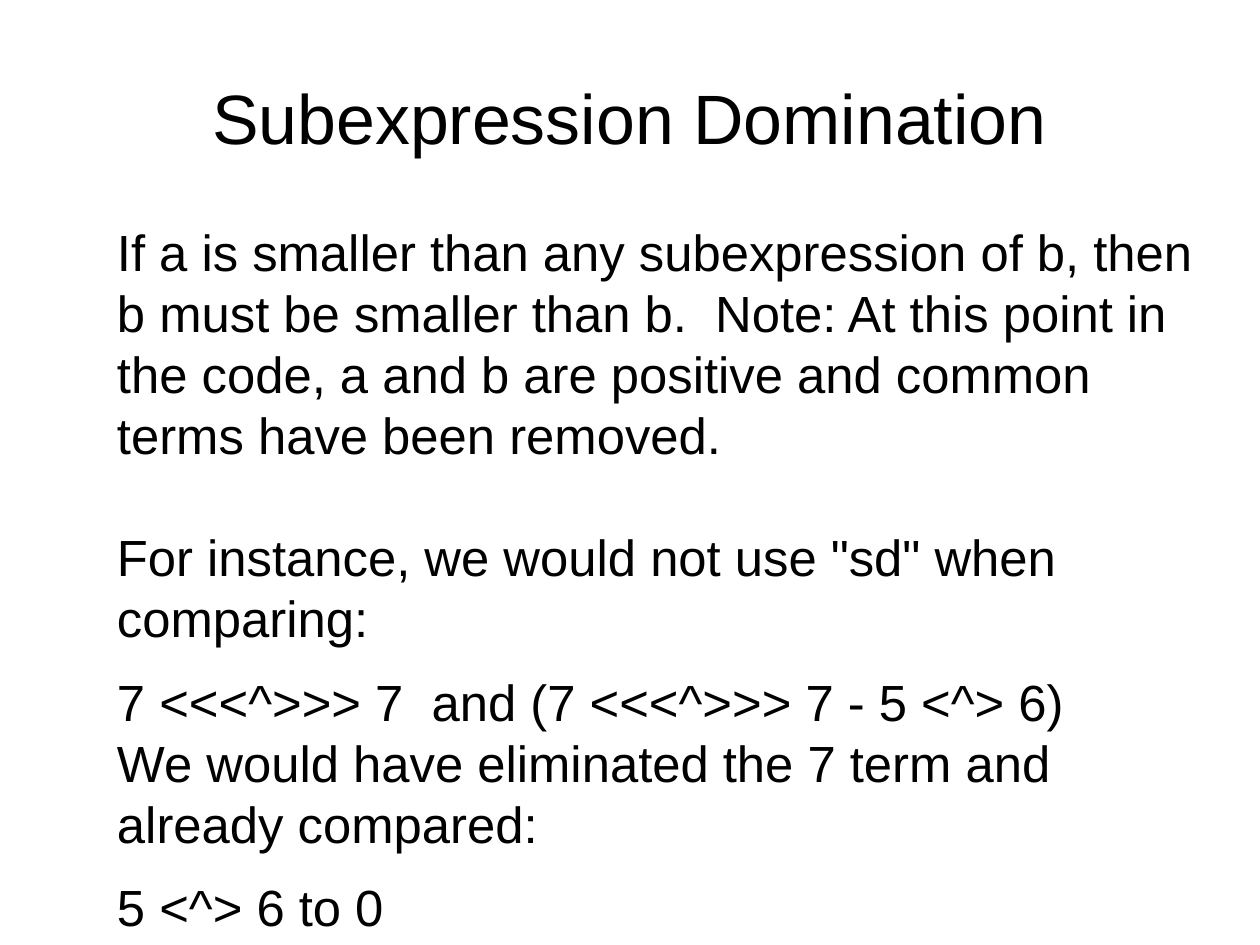
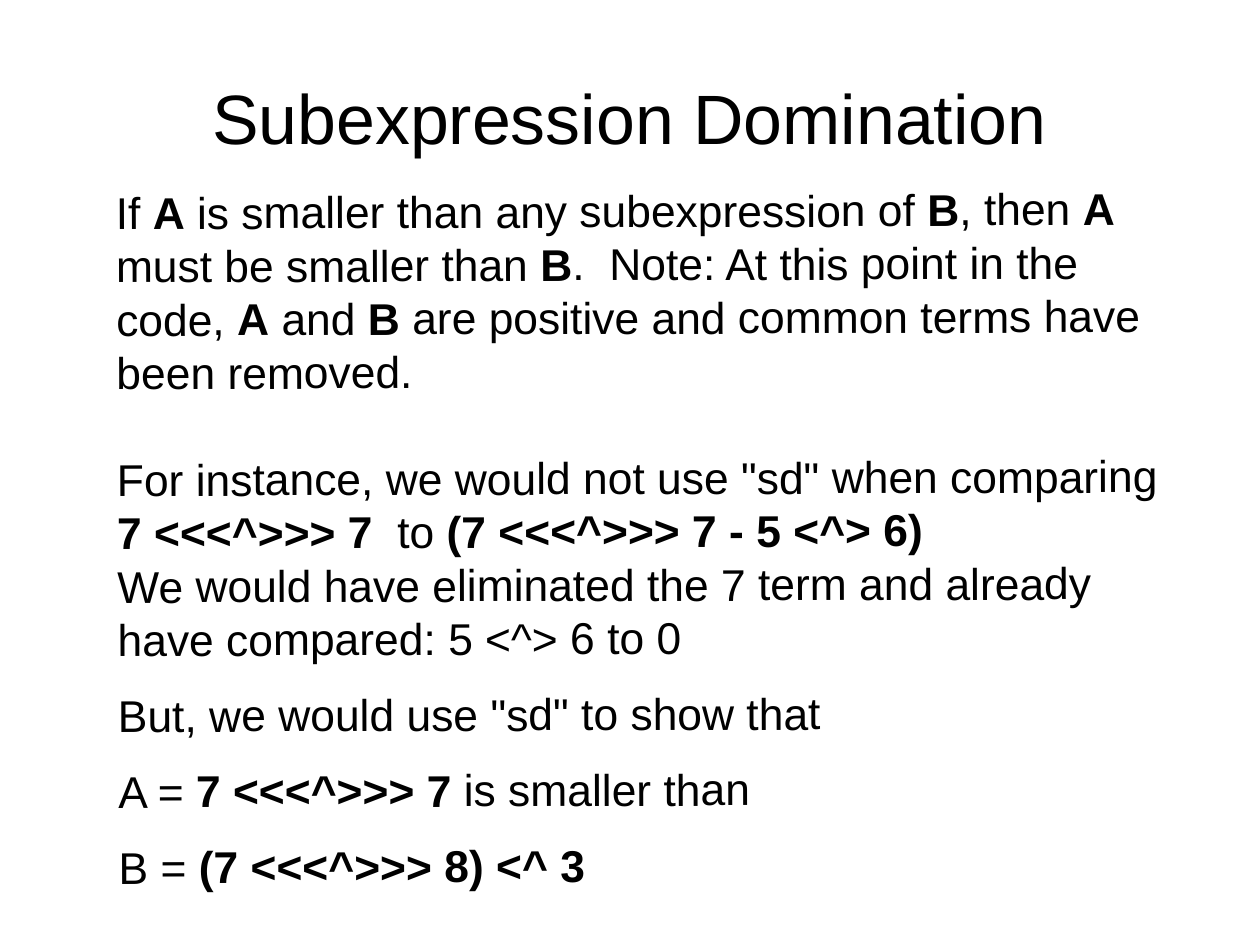
Before and after one commit to grandpascorpion/canon, a slide deck: slide 55 of goBigOrGoHome.odp. Drawn at 1260x945 pixels with LibreOffice and Linux fonts; fonts in the diff are those of the drawing. Boxes give left, top, right and bottom in pixels: in the first picture for what was removed or moved away, otherwise in the second. Text is boxed around its words. In the diff, an @@ line names an element or a change of style, - is before the commit and + after.

```diff
--- a/goBigOrGoHome.odp
+++ b/goBigOrGoHome.odp
@@ text "If A is smaller than ..." at <box>116,192,1157,893</box>: rotation 0 to 359 degrees @@
@@ text at <box>116,192,1157,893</box>: text changed; size 32 to 28 pt @@
-If a is smaller than any subexpression of b, then b must be smaller than b. Note: At this point in the code, a and b are positive and common terms have been removed.
-For instance, we would not use "sd" when comparing:
-7 <<<^>>> 7 and (7 <<<^>>> 7 - 5 <^> 6)
-We would have eliminated the 7 term and already compared:
-5 <^> 6 to 0
+If A is smaller than any subexpression of B, then A must be smaller than B. Note: At this point in the code, A and B are positive and common terms have been removed.
+For instance, we would not use "sd" when comparing 7 <<<^>>> 7 to (7 <<<^>>> 7 - 5 <^> 6)
+We would have eliminated the 7 term and already have compared: 5 <^> 6 to 0
+But, we would use "sd" to show that
+A = 7 <<<^>>> 7 is smaller than
+B = (7 <<<^>>> 8) <^ 3
```
Also in this commit, not shown: 17 other slides changed, 3 slides added.
